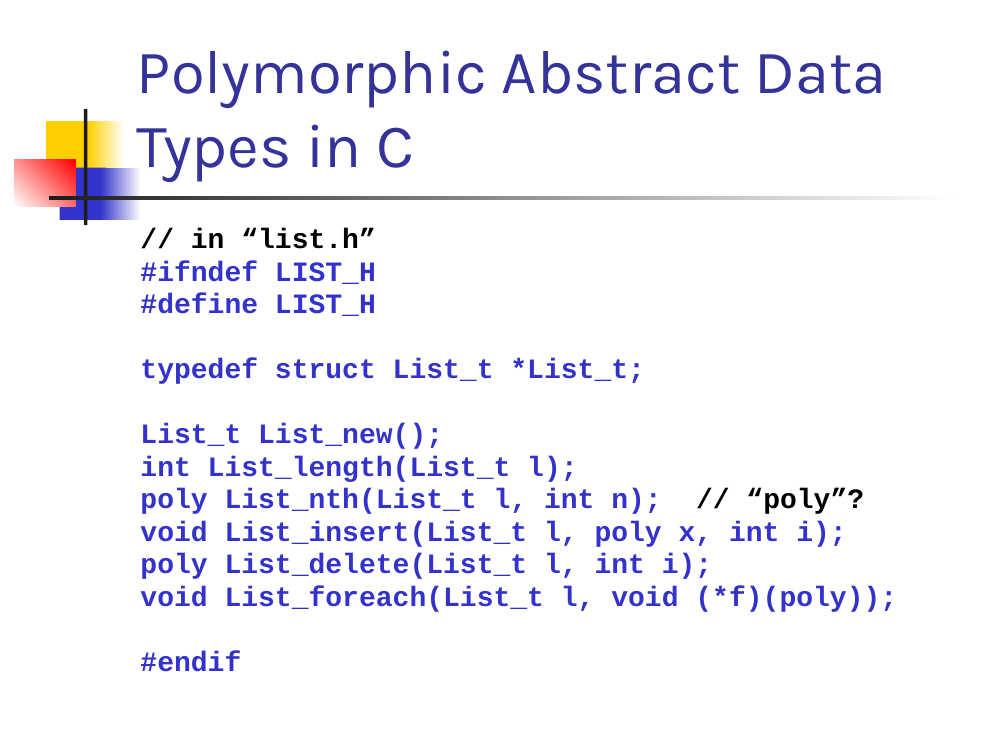
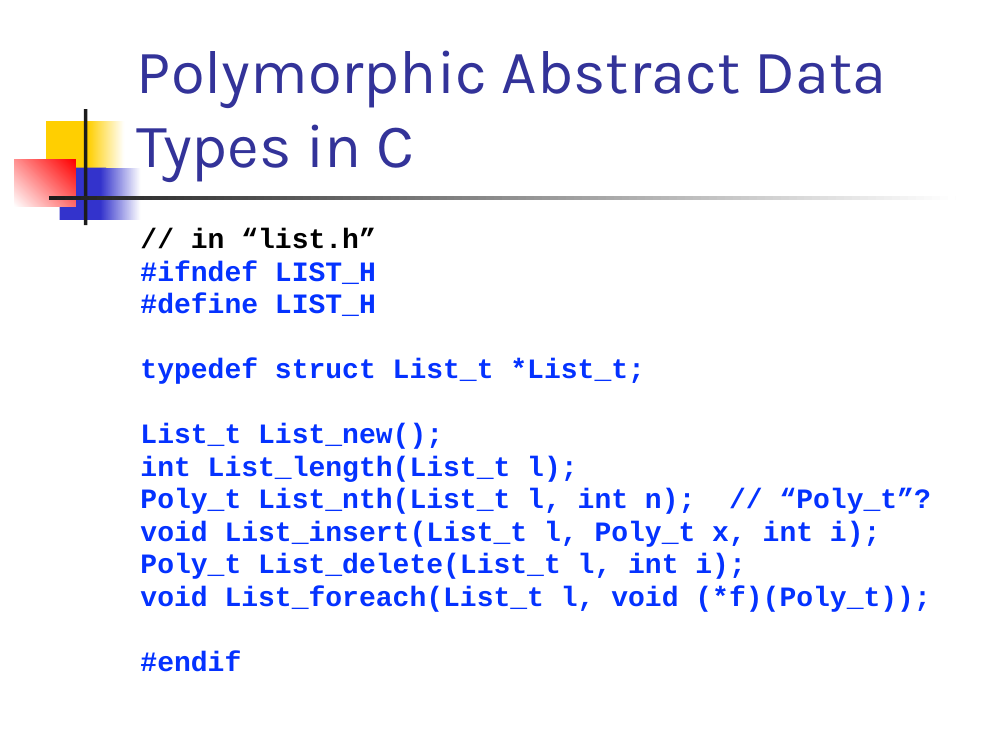
Before and after one commit to csslab-ustc/csslab-ustc.github.io, a slide deck: slide 6 of courses/sysprog/slides/lec11-extArray.pptx. Drawn at 1008x756 pixels with LibreOffice and Linux fonts; fonts in the diff are those of the drawing. Boxes give left, top, right and bottom in pixels: in the first picture for what was removed or moved away, otherwise in the second. Text is boxed around its words. In the diff, an @@ line names an element or a change of style, - is before the commit and + after.

```diff
--- a/courses/sysprog/slides/lec11-extArray.pptx
+++ b/courses/sysprog/slides/lec11-extArray.pptx
@@ text at (140, 261, 645, 672): text colour #3333CC to #0432FF in "#ifndef LIST_H", "#define LIST_H", "typedef struct List_t *List_t;", "List_t List_new();" and 2 more places @@
@@ text at (140, 489, 931, 612): text changed; text colour #3333CC to #0432FF @@
-poly List_nth(List_t l, int n); // “poly”?
-void List_insert(List_t l, poly x, int i);
-poly List_delete(List_t l, int i);
-void List_foreach(List_t l, void (*f)(poly));
+Poly_t List_nth(List_t l, int n); // “Poly_t”?
+void List_insert(List_t l, Poly_t x, int i);
+Poly_t List_delete(List_t l, int i);
+void List_foreach(List_t l, void (*f)(Poly_t));
```
Also in this commit, not shown: 29 other slides changed, 6 other files.
